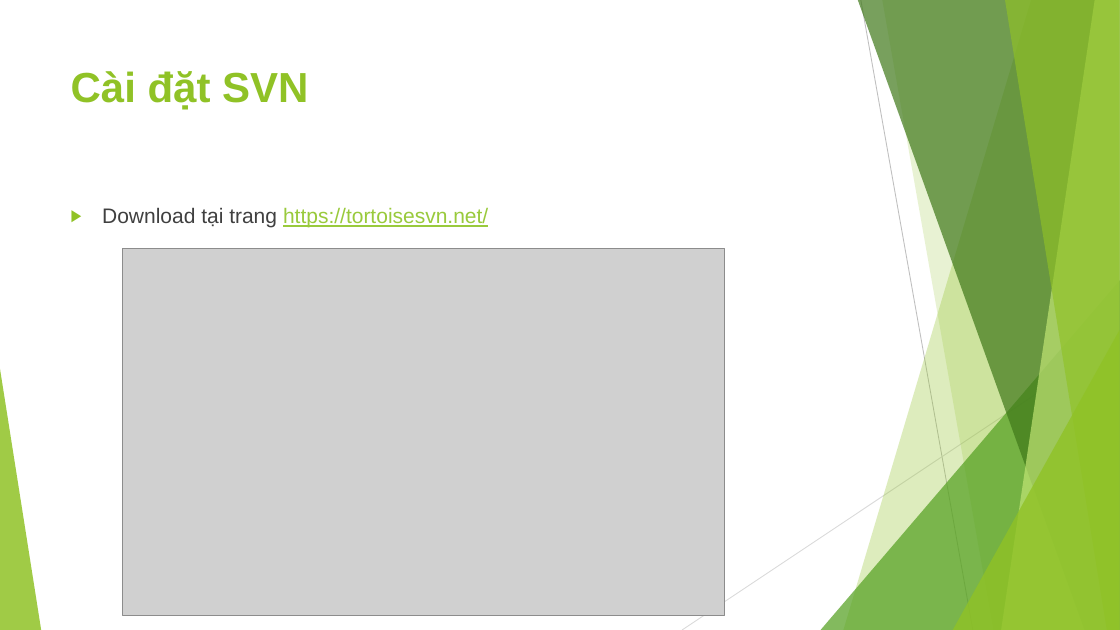
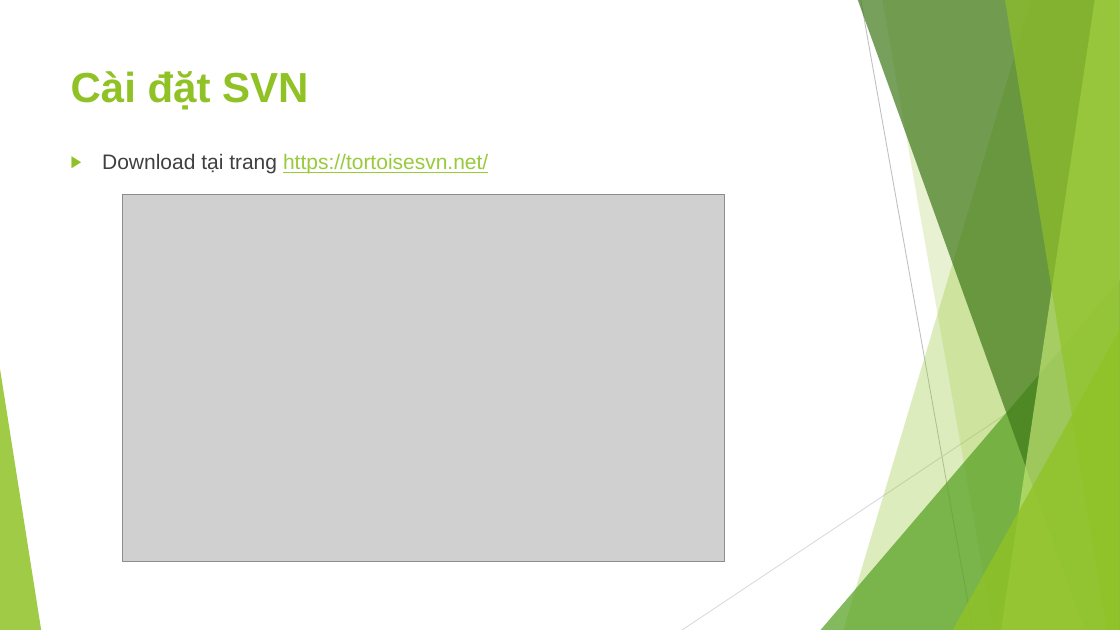
Before and after one commit to leqnam/pmbok-rnl, a slide deck: slide 15 of Bao-cao-QLDA/Nhom-6_SVN.pptx. Drawn at 1120x630 pixels with LibreOffice and Linux fonts; fonts in the diff are those of the drawing; grey boxes stand for pictures. Boxes give left, top, right and bottom in pixels: in the first picture for what was removed or moved away, otherwise in the second. Text is boxed around its words. In the diff, an @@ line names an element or a change of style, - is before the commit and + after.

```diff
--- a/Bao-cao-QLDA/Nhom-6_SVN.pptx
+++ b/Bao-cao-QLDA/Nhom-6_SVN.pptx
@@ text "Download tại trang https://tortoisesvn.net/": place and size @@
-text "Download tại trang https://tortoisesvn.net/" at (102, 207, 488, 228)
+text "Download tại trang https://tortoisesvn.net/" at (102, 153, 488, 174)
@@ picture: place and size @@
-picture at (123, 249, 725, 616)
+picture at (123, 195, 725, 562)
```
Also in this commit, not shown: 20 other slides changed.
